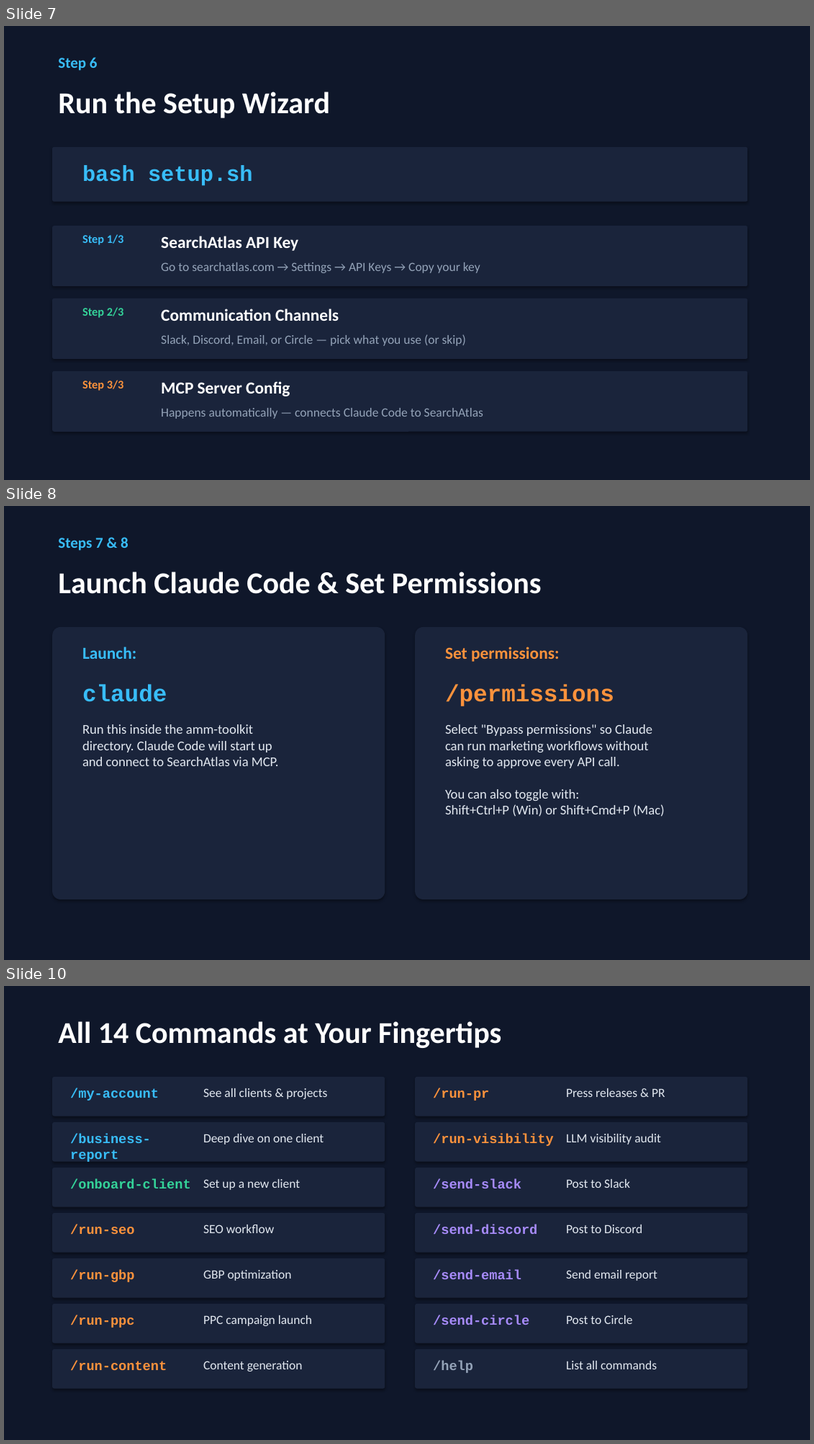
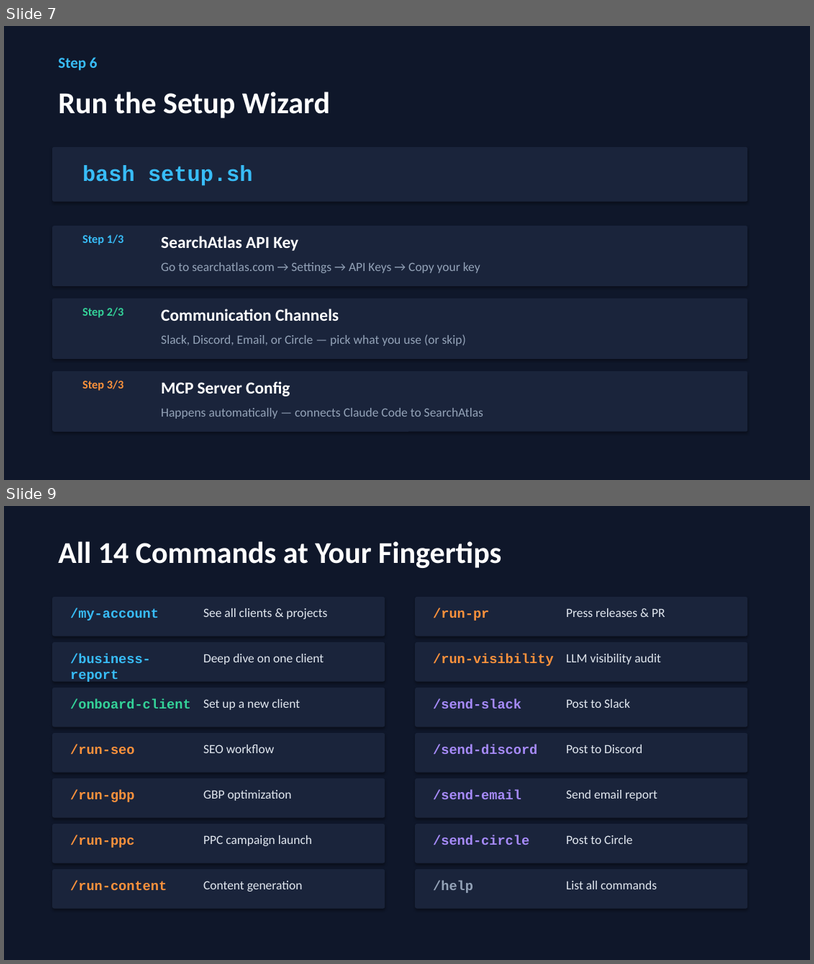
Before and after one commit to search-atlas-group/amm-founding-circle, a slide deck: docs/Agentic-Marketing-Mastermind-Setup-Guide.pptx. Shown one above the other, each under a label of ours: slides 7, 8 and 10 before the commit, slides 7 and 9 after it; the slides between them are not shown. The pictures are 814x1444 and 814x964 pixels, drawn with LibreOffice and Linux fonts; fonts in the diff are those of the drawing. Boxes give left, top, right and bottom in pixels: in the first picture for what was removed or moved away, otherwise in the second. Text is boxed around its words. In the diff, an @@ line names an element or a change of style, - is before the commit and + after.

```diff
--- a/docs/Agentic-Marketing-Mastermind-Setup-Guide.pptx
+++ b/docs/Agentic-Marketing-Mastermind-Setup-Guide.pptx
@@ slide 8 removed at (4,506,810,960), background #0F172A @@
@@ text removed at (58,537,129,551) @@
-Steps 7 & 8
@@ text removed at (58,572,542,594) @@
-Launch Claude Code & Set Permissions
@@ rounded rectangle removed at (52,627,385,899) @@
@@ rounded rectangle removed at (415,627,748,899) @@
@@ text removed at (82,646,136,659) @@
-Launch:
@@ text removed at (445,646,560,662) @@
-Set permissions:
@@ text removed at (82,685,167,702) @@
-claude
@@ text removed at (445,685,615,706) @@
-/permissions
@@ text removed at (82,724,279,766) @@
-Run this inside the amm-toolkit
-directory. Claude Code will start up
-and connect to SearchAtlas via MCP.
@@ text removed at (445,724,665,816) @@
-Select "Bypass permissions" so Claude
-can run marketing workflows without
-asking to approve every API call.
-You can also toggle with:
-Shift+Ctrl+P (Win) or Shift+Cmd+P (Mac)
@@ what was slide 10 is now slide 9 @@
```
Also in this commit, not shown: 1 slide changed, 2 other files.
